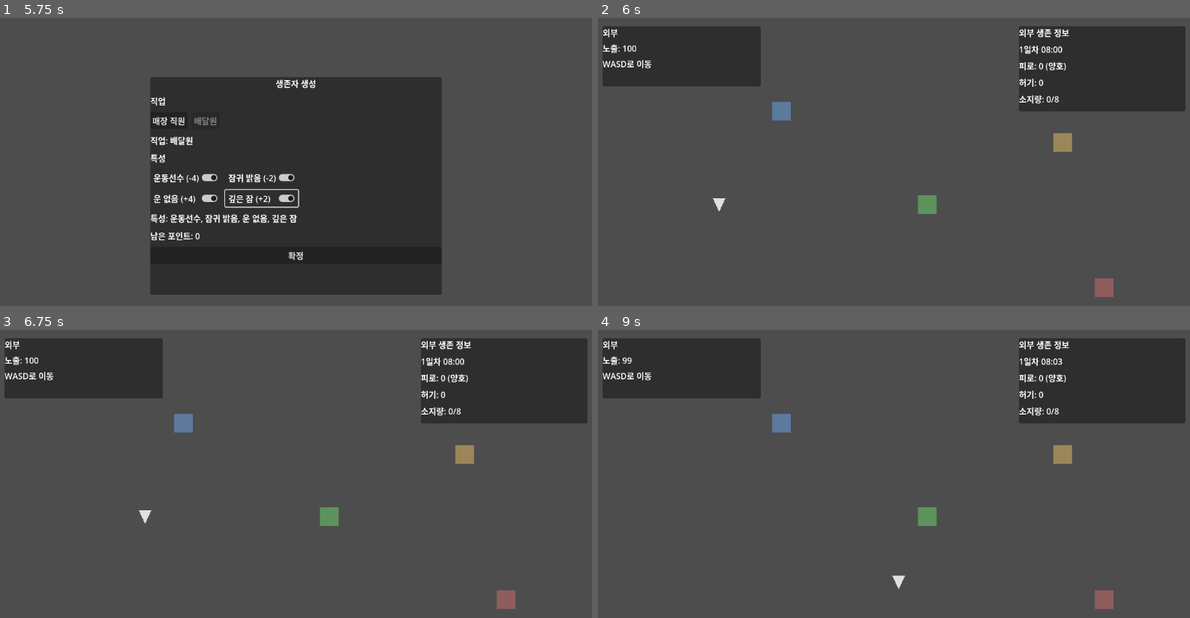
Above: before the commit, frames 1-4 (two rows, left to right).
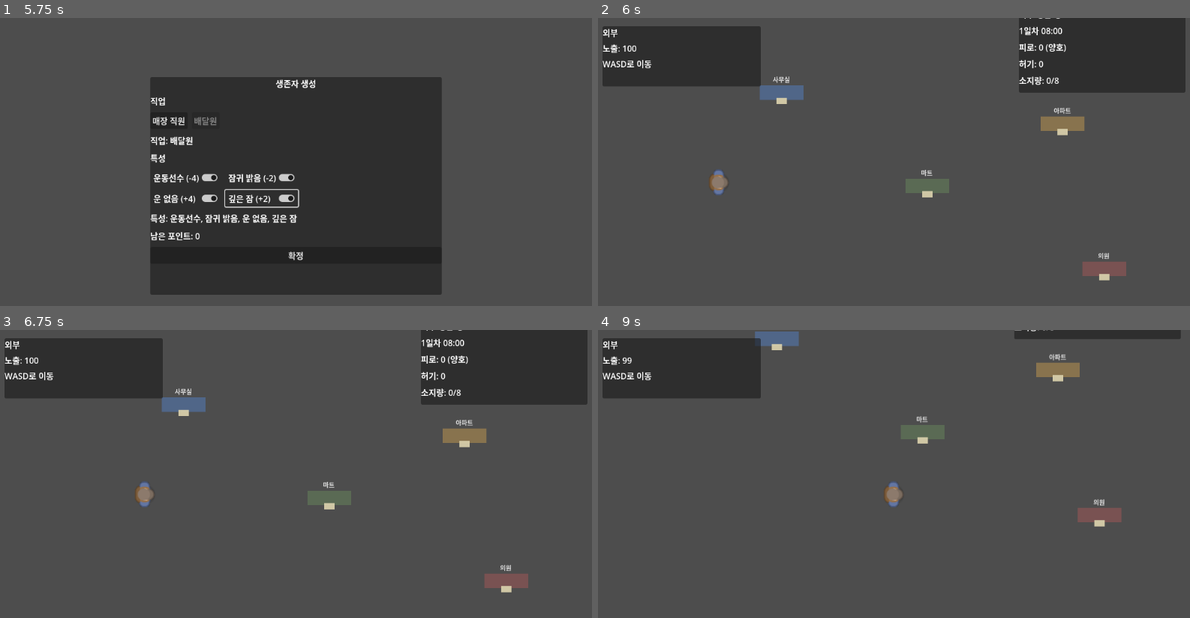
Above: after the commit, the same moments.

Repository: Pupre/apocalypse
Game: Godot game, scene res://scenes/bootstrap/main.tscn
The game is run twice, just before and just after one commit, with the same random seed, the same clock (stepped at 60 frames per second) and the same inputs.
Inputs:
- Up to frame 1 (5.75 s): click "시작" at 0.5 s; click "매장 직원" at 1.25 s; click "배달원" at 2 s; click "운동선수 (-4)" at 2.75 s; click "잠귀 밝음 (-2)" at 3.5 s; click "운 없음 (+4)" at 4.25 s; click "깊은 잠 (+2)" at 5 s
- Up to frame 2 (6 s): click "확정" at 5.75 s
- Up to frame 3 (6.75 s): tap Enter at 6.5 s; hold D (move_right) from 6.53 s (still down); tap E (enter_building) at 6.6 s
- Up to frame 4 (9 s): release D (move_right) at 7.28 s; hold S (move_down) 7.28-8.03 s; tap E (enter_building) at 7.35, 8.1, 8.85 s; hold D (move_right) 8.03-8.78 s; hold W (move_up) from 8.78 s (still down)

Frame 1 is identical in both runs. In frame 2, 5.9% of the frame differs, in the area x 18-100%, y 0-97%; in frame 3, 5.9%; in frame 4, 11%, in the area x 26-100%, y 0-97%.

Commit message:
feat: refresh outdoor visuals with CC0 pixel art

Diff:
--- a/game/scenes/outdoor/outdoor_mode.tscn
+++ b/game/scenes/outdoor/outdoor_mode.tscn
@@ -5,12 +5,40 @@
 [node name="OutdoorMode" type="Node2D"]
 script = ExtResource("1")
 
-[node name="PlayerMarker" type="Polygon2D" parent="."]
+[node name="Ground" type="Node2D" parent="."]
+
+[node name="Backdrop" type="Sprite2D" parent="Ground"]
+position = Vector2(600, 546)
+scale = Vector2(2, 2)
+
+[node name="PlayerSprite" type="Sprite2D" parent="."]
 position = Vector2(240, 360)
-polygon = PackedVector2Array(-12, -12, 12, -12, 0, 14)
-color = Color(0.88, 0.88, 0.88, 1)
+scale = Vector2(1.15, 1.15)
+offset = Vector2(0, -6)
+z_index = 20
+
+[node name="WorldCamera" type="Camera2D" parent="."]
+position = Vector2(240, 360)
+limit_left = 0
+limit_top = 0
+limit_right = 1200
+limit_bottom = 1092
 
 [node name="Buildings" type="Node2D" parent="."]
+
+[node name="Obstacles" type="Node2D" parent="."]
+
+[node name="BlueCar" type="Sprite2D" parent="Obstacles"]
+position = Vector2(486, 462)
+region_enabled = true
+region_rect = Rect2(0, 0, 48, 48)
+z_index = 8
+
+[node name="GreenPickup" type="Sprite2D" parent="Obstacles"]
+position = Vector2(782, 470)
+region_enabled = true
+region_rect = Rect2(0, 48, 48, 48)
+z_index = 8
 
 [node name="CanvasLayer" type="CanvasLayer" parent="."]
 
--- a/game/scripts/outdoor/outdoor_controller.gd
+++ b/game/scripts/outdoor/outdoor_controller.gd
@@ -8,11 +8,27 @@
 const DEFAULT_BUILDING_ID := "mart_01"
 const DEFAULT_PLAYER_POSITION := Vector2(240.0, 360.0)
 const ENTER_RADIUS := 72.0
+const WORLD_BOUNDS := Rect2(0.0, 0.0, 1200.0, 1092.0)
 const MOVE_LEFT_ACTION := "move_left"
 const MOVE_RIGHT_ACTION := "move_right"
 const MOVE_UP_ACTION := "move_up"
 const MOVE_DOWN_ACTION := "move_down"
 const ENTER_BUILDING_ACTION := "enter_building"
+const BUILDING_LABELS := {
+	"mart_01": "마트",
+	"apartment_01": "아파트",
+	"clinic_01": "의원",
+	"office_01": "사무실",
+}
+const BACKDROP_TEXTURE_PATH := "res://assets/outdoor/third_party/opengameart/TopDownCityPack/Sprites/sMockup.png"
+const PLAYER_TEXTURE_PATH := "res://assets/outdoor/third_party/kenney/PNG/Survivor 1/survivor1_stand.png"
+const BLUE_CAR_TEXTURE_PATH := "res://assets/outdoor/third_party/opengameart/TopDownCityPack/Sprites/Vehicles/sBlueCar.png"
+const GREEN_PICKUP_TEXTURE_PATH := "res://assets/outdoor/third_party/opengameart/TopDownCityPack/Sprites/Vehicles/sGreenPickup.png"
+const OBSTACLE_RECTS := [
+	Rect2(462.0, 438.0, 48.0, 48.0),
+	Rect2(758.0, 446.0, 48.0, 48.0),
+]
+static var _texture_cache: Dictionary = {}
 
 var run_state = null
 var exposure_model := EXPOSURE_MODEL_SCRIPT.new()
@@ -20,8 +36,11 @@
 var _player_position := DEFAULT_PLAYER_POSITION
 var _building_rows: Array[Dictionary] = []
 var _building_positions: Dictionary = {}
-var _player_marker: Polygon2D = null
+var _player_sprite: Sprite2D = null
+var _camera: Camera2D = null
+var _ground_host: Node2D = null
 var _building_host: Node2D = null
+var _obstacle_host: Node2D = null
 var _building_markers: Dictionary = {}
 var _exposure_label: Label = null
 var _hint_label: Label = null
@@ -29,7 +48,9 @@
 
 func _ready() -> void:
 	_cache_nodes()
+	_apply_visual_assets()
 	_refresh_buildings()
+	_refresh_obstacles()
 	_sync_view()
 
 
@@ -38,7 +59,9 @@
 	_seconds_buffer = 0.0
 	_player_position = player_position if typeof(player_position) == TYPE_VECTOR2 else DEFAULT_PLAYER_POSITION
 	_cache_nodes()
+	_apply_visual_assets()
 	_refresh_buildings()
+	_refresh_obstacles()
 	_sync_view()
 	state_changed.emit()
 
@@ -67,7 +90,8 @@
 	if run_state.has_method("get_outdoor_move_speed"):
 		effective_move_speed = float(run_state.get_outdoor_move_speed())
 
-	_player_position += direction.normalized() * effective_move_speed * seconds_elapsed
+	var target_position := _player_position + direction.normalized() * effective_move_speed * seconds_elapsed
+	_player_position = _constrain_player_position(target_position)
 	_sync_view()
 	state_changed.emit()
 
@@ -119,38 +143,77 @@
 		var building_id := String(building_data.get("id", ""))
 		if building_id.is_empty():
 			continue
+
 		var building_position := _resolve_building_position(building_data)
 		_building_positions[building_id] = building_position
 		if _building_host == null:
 			continue
 
-		var marker := Polygon2D.new()
-		marker.name = "%sMarker" % building_id
-		marker.position = building_position
-		marker.polygon = [
-			Vector2(-18, -18),
-			Vector2(18, -18),
-			Vector2(18, 18),
-			Vector2(-18, 18),
+		var marker_root := Node2D.new()
+		marker_root.name = "%sMarker" % building_id
+		marker_root.position = building_position
+
+		var base := Polygon2D.new()
+		base.name = "Base"
+		base.polygon = [
+			Vector2(-42, -14),
+			Vector2(42, -14),
+			Vector2(42, 14),
+			Vector2(-42, 14),
 		]
-		marker.color = _building_color(String(building_data.get("category", "")))
-		_building_host.add_child(marker)
-		_building_markers[building_id] = marker
+		base.color = _building_color(String(building_data.get("category", "")))
+		marker_root.add_child(base)
+
+		var door := Polygon2D.new()
+		door.name = "Door"
+		door.position = Vector2(0, 16)
+		door.polygon = [
+			Vector2(-10, -6),
+			Vector2(10, -6),
+			Vector2(10, 6),
+			Vector2(-10, 6),
+		]
+		door.color = Color(0.96, 0.92, 0.76, 0.95)
+		marker_root.add_child(door)
+
+		var label := Label.new()
+		label.name = "Label"
+		label.text = BUILDING_LABELS.get(building_id, String(building_data.get("name", "건물")))
+		label.position = Vector2(-36, -34)
+		label.size = Vector2(72, 18)
+		label.horizontal_alignment = HORIZONTAL_ALIGNMENT_CENTER
+		label.add_theme_font_size_override("font_size", 12)
+		marker_root.add_child(label)
+
+		_building_host.add_child(marker_root)
+		_building_markers[building_id] = marker_root
+
+
+func _refresh_obstacles() -> void:
+	if _obstacle_host == null:
+		return
+
+	for child in _obstacle_host.get_children():
+		var sprite := child as Sprite2D
+		if sprite != null:
+			sprite.modulate = Color(0.92, 0.92, 0.92, 1.0)
 
 
 func _sync_view() -> void:
-	if _player_marker != null:
-		_player_marker.position = _player_position
+	if _player_sprite != null:
+		_player_sprite.position = _player_position
+	if _camera != null:
+		_camera.position = _player_position
 
 	var nearby_building_id := _get_nearby_building_id()
 	for building_data in _building_rows:
 		var building_id := String(building_data.get("id", ""))
-		var marker: Polygon2D = _building_markers.get(building_id, null)
+		var marker: Node2D = _building_markers.get(building_id, null)
 		if marker == null:
 			continue
 		marker.position = _resolve_building_position(building_data)
-		marker.scale = Vector2.ONE * (1.15 if building_id == nearby_building_id else 1.0)
-		marker.modulate = Color(1.0, 1.0, 1.0, 1.0) if building_id == nearby_building_id else Color(0.82, 0.82, 0.82, 1.0)
+		marker.scale = Vector2.ONE * (1.12 if building_id == nearby_building_id else 1.0)
+		marker.modulate = Color(1.0, 1.0, 1.0, 1.0) if building_id == nearby_building_id else Color(0.88, 0.88, 0.88, 1.0)
 
 	if _exposure_label != null and run_state != null:
 		_exposure_label.text = "노출: %d" % int(roundf(run_state.exposure))
@@ -164,10 +227,30 @@
 
 
 func _cache_nodes() -> void:
-	_player_marker = get_node_or_null("PlayerMarker") as Polygon2D
+	_ground_host = get_node_or_null("Ground") as Node2D
+	_player_sprite = get_node_or_null("PlayerSprite") as Sprite2D
+	_camera = get_node_or_null("WorldCamera") as Camera2D
 	_building_host = get_node_or_null("Buildings") as Node2D
+	_obstacle_host = get_node_or_null("Obstacles") as Node2D
 	_exposure_label = get_node_or_null("CanvasLayer/StatusPanel/VBox/ExposureLabel") as Label
 	_hint_label = get_node_or_null("CanvasLayer/StatusPanel/VBox/HintLabel") as Label
+
+
+func _apply_visual_assets() -> void:
+	var backdrop := get_node_or_null("Ground/Backdrop") as Sprite2D
+	if backdrop != null:
+		backdrop.texture = _load_texture(BACKDROP_TEXTURE_PATH)
+
+	if _player_sprite != null:
+		_player_sprite.texture = _load_texture(PLAYER_TEXTURE_PATH)
+
+	var blue_car := get_node_or_null("Obstacles/BlueCar") as Sprite2D
+	if blue_car != null:
+		blue_car.texture = _load_texture(BLUE_CAR_TEXTURE_PATH)
+
+	var green_pickup := get_node_or_null("Obstacles/GreenPickup") as Sprite2D
+	if green_pickup != null:
+		green_pickup.texture = _load_texture(GREEN_PICKUP_TEXTURE_PATH)
 
 
 func _get_nearby_building_id() -> String:
@@ -212,10 +295,35 @@
 func _building_color(category: String) -> Color:
 	match category:
 		"medical":
-			return Color(0.68, 0.45, 0.45, 1.0)
+			return Color(0.56, 0.37, 0.37, 0.92)
 		"office":
-			return Color(0.45, 0.58, 0.76, 1.0)
+			return Color(0.36, 0.47, 0.63, 0.92)
 		"residential":
-			return Color(0.74, 0.64, 0.42, 1.0)
+			return Color(0.63, 0.53, 0.35, 0.92)
 		_:
-			return Color(0.45, 0.7, 0.45, 1.0)
+			return Color(0.41, 0.49, 0.38, 0.92)
+
+
+func _constrain_player_position(target_position: Vector2) -> Vector2:
+	var clamped := Vector2(
+		clampf(target_position.x, WORLD_BOUNDS.position.x + 24.0, WORLD_BOUNDS.end.x - 24.0),
+		clampf(target_position.y, WORLD_BOUNDS.position.y + 24.0, WORLD_BOUNDS.end.y - 24.0)
+	)
+	for obstacle_rect in OBSTACLE_RECTS:
+		if obstacle_rect.has_point(clamped):
+			return _player_position
+	return clamped
+
+
+func _load_texture(resource_path: String) -> Texture2D:
+	if _texture_cache.has(resource_path):
+		return _texture_cache[resource_path] as Texture2D
+
+	var image := Image.new()
+	if image.load(ProjectSettings.globalize_path(resource_path)) != OK:
+		push_error("Failed to load outdoor texture: %s" % resource_path)
+		return null
+
+	var texture := ImageTexture.create_from_image(image)
+	_texture_cache[resource_path] = texture
+	return texture
--- a/game/tests/smoke/test_first_playable_loop.gd
+++ b/game/tests/smoke/test_first_playable_loop.gd
@@ -160,14 +160,14 @@
 		bootstrap.free()
 		return
 
-	var player_marker := outdoor_mode.get_node_or_null("PlayerMarker") as Polygon2D
+	var player_sprite := outdoor_mode.get_node_or_null("PlayerSprite") as Sprite2D
 	var mart_data: Dictionary = content_library.get_building("mart_01")
 	var mart_position_data: Dictionary = mart_data.get("outdoor_position", {})
 	var mart_position := Vector2(
 		float(mart_position_data.get("x", 640.0)),
 		float(mart_position_data.get("y", 360.0))
 	)
-	if not assert_true(player_marker != null, "Outdoor player marker should be present."):
+	if not assert_true(player_sprite != null, "Outdoor player sprite should be present."):
 		bootstrap.free()
 		return
 
@@ -177,8 +177,8 @@
 	assert_eq(hud_clock_label.text, "1일차 10:00", "HUD time should reflect outdoor time spent.")
 
 	outdoor_mode.move_player(Vector2.RIGHT, 1.5)
-	assert_true(player_marker.position.distance_to(mart_position) <= 72.0, "The player should move into building entry range.")
-	var pre_entry_player_position := player_marker.position
+	assert_true(player_sprite.position.distance_to(mart_position) <= 72.0, "The player should move into building entry range.")
+	var pre_entry_player_position := player_sprite.position
 
 	outdoor_mode.try_enter_building("mart_01")
 	if not await _await_transition_completion(
@@ -389,12 +389,12 @@
 		bootstrap.free()
 		return
 
-	player_marker = outdoor_mode.get_node_or_null("PlayerMarker") as Polygon2D
-	if not assert_true(player_marker != null, "Outdoor mode should restore the player marker after exit."):
-		bootstrap.free()
-		return
-	assert_true(
-		player_marker.position.distance_to(pre_entry_player_position) <= 0.01,
+	player_sprite = outdoor_mode.get_node_or_null("PlayerSprite") as Sprite2D
+	if not assert_true(player_sprite != null, "Outdoor mode should restore the player sprite after exit."):
+		bootstrap.free()
+		return
+	assert_true(
+		player_sprite.position.distance_to(pre_entry_player_position) <= 0.01,
 		"Exiting the building should restore the previous outdoor player position."
 	)
 
--- a/game/tests/unit/test_outdoor_controller.gd
+++ b/game/tests/unit/test_outdoor_controller.gd
@@ -77,15 +77,26 @@
 	)
 	assert_true(run_state.exposure < before_exposure, "Outdoor time should drain exposure.")
 
-	var player_marker := outdoor_mode.get_node_or_null("PlayerMarker") as Polygon2D
+	var ground := outdoor_mode.get_node_or_null("Ground") as Node2D
+	var player_sprite := outdoor_mode.get_node_or_null("PlayerSprite") as Sprite2D
 	var building_markers := outdoor_mode.get_node_or_null("Buildings") as Node2D
-	if not assert_true(player_marker != null, "Outdoor mode should expose a player marker."):
+	var obstacles := outdoor_mode.get_node_or_null("Obstacles") as Node2D
+	if not assert_true(ground != null, "Outdoor mode should expose a ground host."):
+		outdoor_mode.free()
+		return
+	if not assert_true(player_sprite != null, "Outdoor mode should expose a player sprite."):
 		outdoor_mode.free()
 		return
 	if not assert_true(building_markers != null, "Outdoor mode should expose a building marker host."):
 		outdoor_mode.free()
 		return
+	if not assert_true(obstacles != null, "Outdoor mode should expose an obstacle host."):
+		outdoor_mode.free()
+		return
+	assert_true(ground.get_child_count() > 0, "Outdoor ground should render at least one visual layer.")
+	assert_true(player_sprite.texture != null, "Outdoor player sprite should load a texture.")
 	assert_eq(building_markers.get_child_count(), 4, "Outdoor mode should render four building markers.")
+	assert_true(obstacles.get_child_count() > 0, "Outdoor mode should render at least one obstacle prop.")
 
 	var content_library := root.get_node_or_null("ContentLibrary")
 	if not assert_true(content_library != null, "ContentLibrary autoload should be available for building lookups."):
@@ -98,7 +109,7 @@
 		float((mart_data.get("outdoor_position", {}) as Dictionary).get("y", 360.0))
 	)
 
-	var far_distance := player_marker.position.distance_to(mart_position)
+	var far_distance := player_sprite.position.distance_to(mart_position)
 	assert_true(far_distance > 72.0, "The player should start outside the entry radius.")
 
 	outdoor_mode.try_enter_building("mart_01")
@@ -114,7 +125,7 @@
 
 	outdoor_mode.move_player(Vector2.RIGHT, 1.5)
 
-	var near_distance := player_marker.position.distance_to(mart_position)
+	var near_distance := player_sprite.position.distance_to(mart_position)
 	assert_true(near_distance <= 72.0, "Moving toward the building should place the player in entry range.")
 
 	outdoor_mode.try_enter_building("wrong_building")
--- a/game/tests/unit/test_run_controller_live_transition.gd
+++ b/game/tests/unit/test_run_controller_live_transition.gd
@@ -66,7 +66,7 @@
 	transition_layer.set_duration_for_tests(0.1)
 
 	var fade_rect := transition_layer.get_node_or_null("FadeRect") as ColorRect
-	var player_marker := outdoor_mode.get_node_or_null("PlayerMarker") as Polygon2D
+	var player_sprite := outdoor_mode.get_node_or_null("PlayerSprite") as Sprite2D
 	var mart_data: Dictionary = content_library.get_building("mart_01")
 	var mart_position_data: Dictionary = mart_data.get("outdoor_position", {})
 	var mart_position := Vector2(
@@ -76,11 +76,11 @@
 	if not assert_true(fade_rect != null, "Transition layer should expose FadeRect."):
 		run_shell.free()
 		return
-	if not assert_true(player_marker != null, "Outdoor player marker should be present."):
+	if not assert_true(player_sprite != null, "Outdoor player sprite should be present."):
 		run_shell.free()
 		return
 	outdoor_mode.move_player(Vector2.RIGHT, 1.5)
-	assert_true(player_marker.position.distance_to(mart_position) <= 72.0, "Player should enter building range before transition test.")
+	assert_true(player_sprite.position.distance_to(mart_position) <= 72.0, "Player should enter building range before transition test.")
 
 	run_shell.transition_started.connect(Callable(self, "_on_transition_started"))
 	run_shell.transition_completed.connect(Callable(self, "_on_transition_completed"))
--- a/game/tests/unit/test_survivor_creator.gd
+++ b/game/tests/unit/test_survivor_creator.gd
@@ -137,20 +137,20 @@
 		bootstrap.free()
 		return
 
-	var player_marker := outdoor_mode.get_node_or_null("PlayerMarker") as Polygon2D
+	var player_sprite := outdoor_mode.get_node_or_null("PlayerSprite") as Sprite2D
 	var mart_data: Dictionary = content_library.get_building("mart_01")
 	var mart_position_data: Dictionary = mart_data.get("outdoor_position", {})
 	var mart_position := Vector2(
 		float(mart_position_data.get("x", 640.0)),
 		float(mart_position_data.get("y", 360.0))
 	)
-	if not assert_true(player_marker != null, "Outdoor player marker should be present."):
-		bootstrap.free()
-		return
-	assert_true(player_marker.position.distance_to(mart_position) > 72.0, "The run should start outside the entry radius.")
+	if not assert_true(player_sprite != null, "Outdoor player sprite should be present."):
+		bootstrap.free()
+		return
+	assert_true(player_sprite.position.distance_to(mart_position) > 72.0, "The run should start outside the entry radius.")
 
 	outdoor_mode.move_player(Vector2.RIGHT, 1.5)
-	assert_true(player_marker.position.distance_to(mart_position) <= 72.0, "Moving right should bring the player into entry range.")
+	assert_true(player_sprite.position.distance_to(mart_position) <= 72.0, "Moving right should bring the player into entry range.")
 
 	outdoor_mode.try_enter_building("mart_01")
 	if not await _await_transition_completion(
Not shown, added: game/assets/outdoor/third_party/kenney/License.txt
Binary file added: game/assets/outdoor/third_party/kenney/PNG/Survivor 1/survivor1_stand.png
Not shown, added: game/assets/outdoor/third_party/opengameart/TopDownCityPack/Readme.txt
Not shown, added: docs/handoffs/2026-04-02-outdoor-visual-refresh.md
Not shown, added: docs/worklogs/2026-04-02-outdoor-visual-refresh.md
Not shown, added: game/assets/outdoor/third_party/THIRD_PARTY_ASSETS.md
